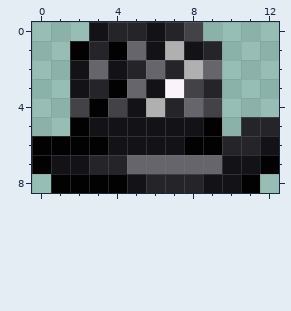
Pixel-art sprite -- Resources/Textures/Items/Equipables/Vanity/MentorsHat.png. Above, as it was before the edit.
The file is 26x18 pixels, drawn in blocks of 2x2; one block is one cell here.
Once edited:
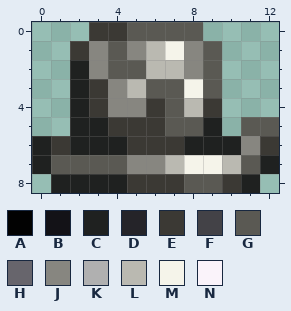
Palette (. is transparent): A #020202  B #131217  C #1f2120  D #252429  E #3b3934  F #434247  G #5a5953  H #67656c  J #878680  K #b0b0b0  L #bab9b1  M #f5f4ea  N #faf3fa
The edit:
Changed rows in their new state; - is an unchanged pixel.
first column x 0:
0 ---EEGGGG----
1 --EJGJLMJG---
2 --CJGGLLJG---
3 --CEJLGGMG---
4 --CEJJEGLE---
5 --CCEEEGGC-GG
6 CECCCEEECCCJE
7 CGGGGJJLMMLGC
8 -CCCCEEEGGEC-
Pixel boxes of the changes (left, top, right, bottom) in both pictures:
changed: (32, 22, 279, 193)
